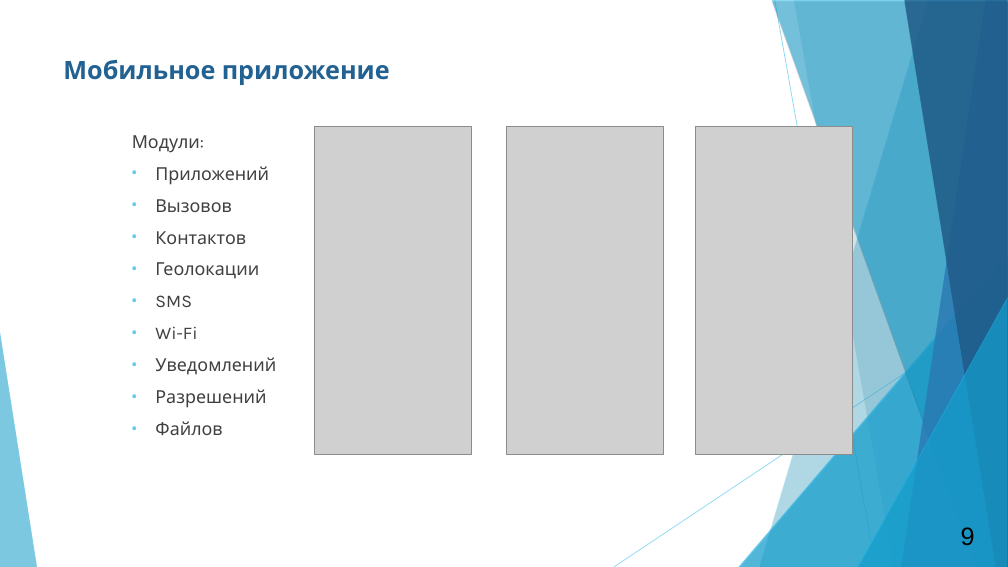
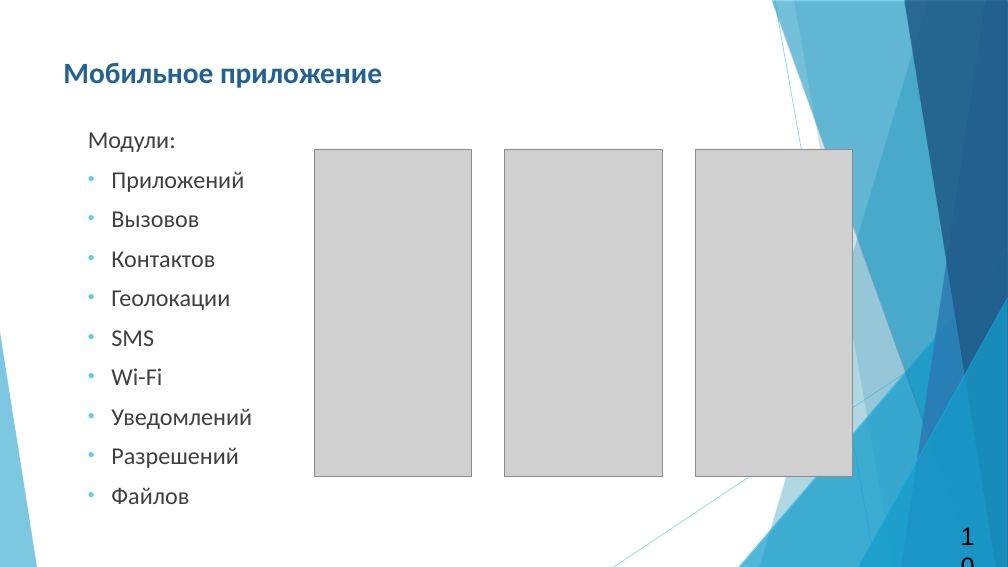
Before and after one commit to redmolle/BehavioralAnalysis, a slide deck: slide 10 of docs/Презентация/Презентация.pptx (slide 9 before the commit). Drawn at 1008x567 pixels with LibreOffice and Linux fonts; fonts in the diff are those of the drawing; grey boxes stand for pictures. Boxes give left, top, right and bottom in pixels: in the first picture for what was removed or moved away, otherwise in the second. Text is boxed around its words. In the diff, an @@ line names an element or a change of style, - is before the commit and + after.

```diff
--- a/docs/Презентация/Презентация.pptx
+++ b/docs/Презентация/Презентация.pptx
@@ text "Мобильное приложение" at bbox=[63, 62, 382, 88]: size 24 to 28 pt, font Karla to Calibri @@
@@ text "Модули:": place and size @@
-text "Модули:" at bbox=[132, 135, 276, 435]
+text "Модули:" at bbox=[88, 132, 252, 504]
@@ text "Модули:" at bbox=[88, 132, 252, 504]: size 17 to 23 pt, font Karla to Calibri @@
@@ 3 pictures: place and size @@
-3 pictures at bbox=[314, 127, 853, 454]
+3 pictures at bbox=[314, 149, 853, 476]
@@ page number at bbox=[961, 527, 975, 546]: text changed @@
-9
+10
```
Also in this commit, not shown: 11 other slides changed, 2 slides added, 1 slide removed, 6 other files.
